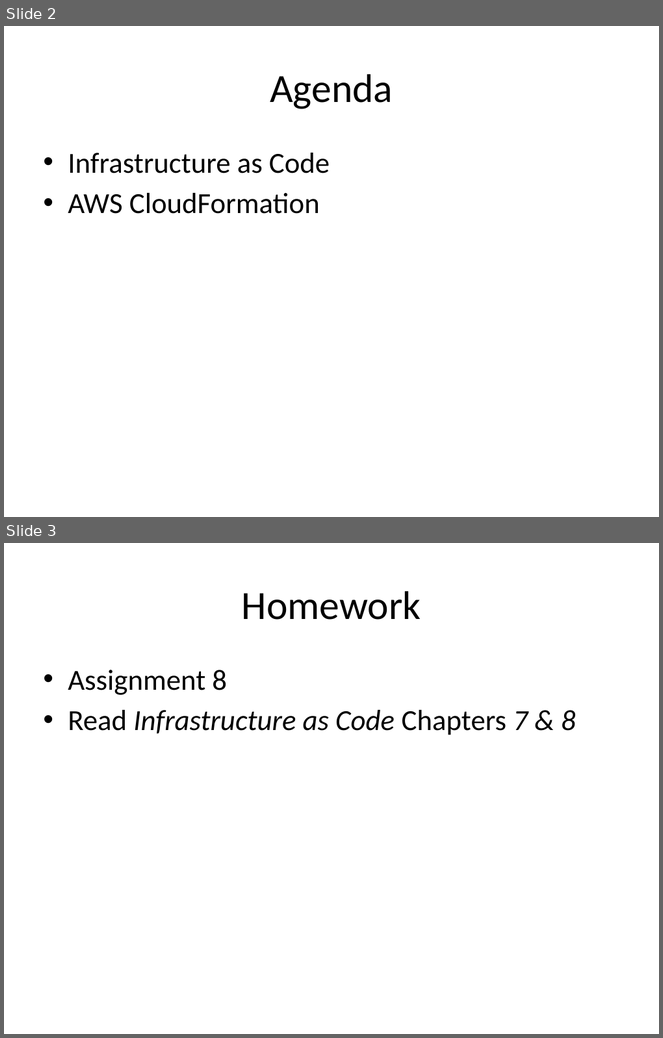
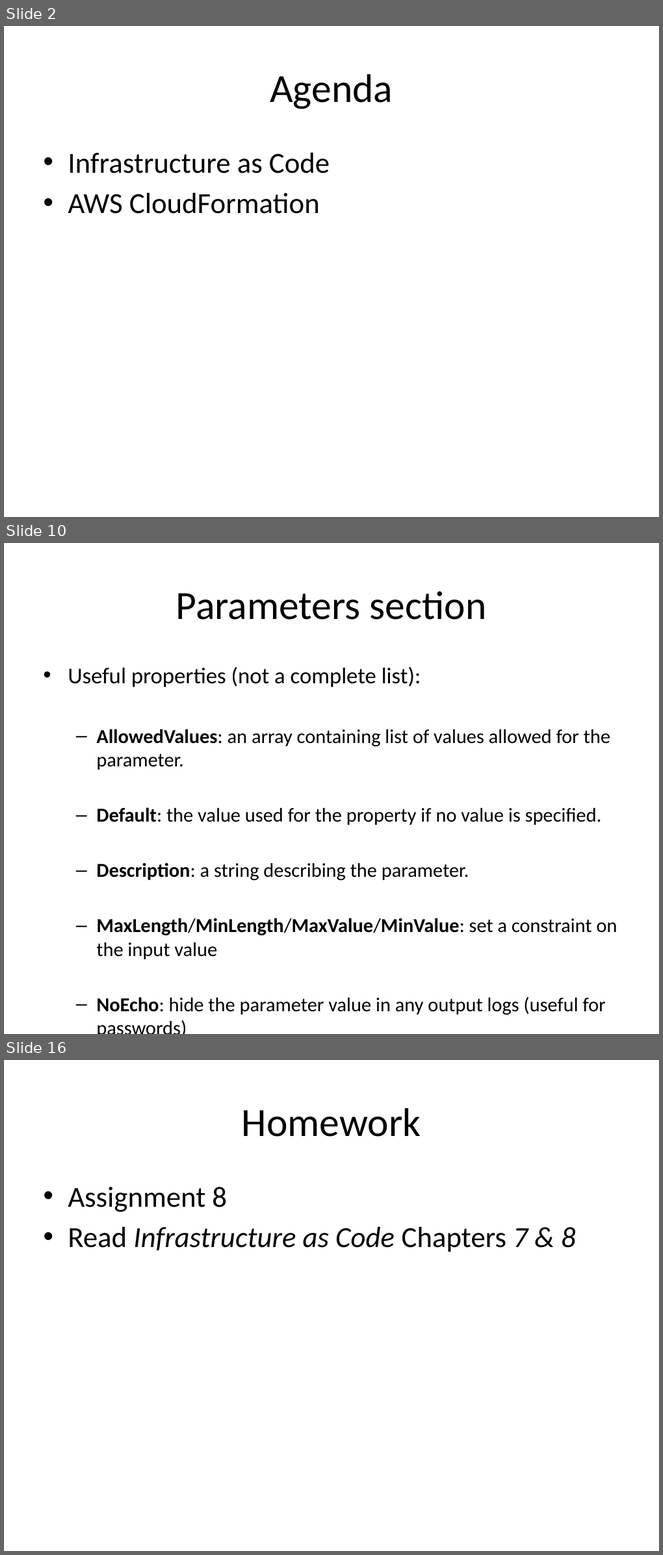
Before and after one commit to jasondbaker/infrastructure-class, a slide deck: infrastructure-week-9.pptx. Shown one above the other, each under a label of ours: slides 2 and 3 before the commit, slides 2, 10 and 16 after it; the slides between them are not shown. The pictures are 663x1038 and 663x1555 pixels, drawn with LibreOffice and Linux fonts; fonts in the diff are those of the drawing. Boxes give left, top, right and bottom in pixels: in the first picture for what was removed or moved away, otherwise in the second. Text is boxed around its words. In the diff, an @@ line names an element or a change of style, - is before the commit and + after.

```diff
--- a/infrastructure-week-9.pptx
+++ b/infrastructure-week-9.pptx
@@ slide 10 added at (4, 543, 659, 1034), background #FFFFFF @@
@@ title added at (176, 591, 487, 620), 44 pt, text #000000 @@
+Parameters section
@@ text added at (68, 667, 618, 1016), 21.7 pt, text #000000 @@
+• Useful properties (not a complete list):
+  – AllowedValues: an array containing list of values allowed for the parameter.
+  – Default: the value used for the property if no value is specified.
+  – Description: a string describing the parameter.
+  – MaxLength/MinLength/MaxValue/MinValue: set a constraint on the input value
+  – NoEcho: hide the parameter value in any output logs (useful for passwords)
@@ what was slide 3 is now slide 16 @@
```
Also in this commit, not shown: 12 other slides added, 1 other file.
